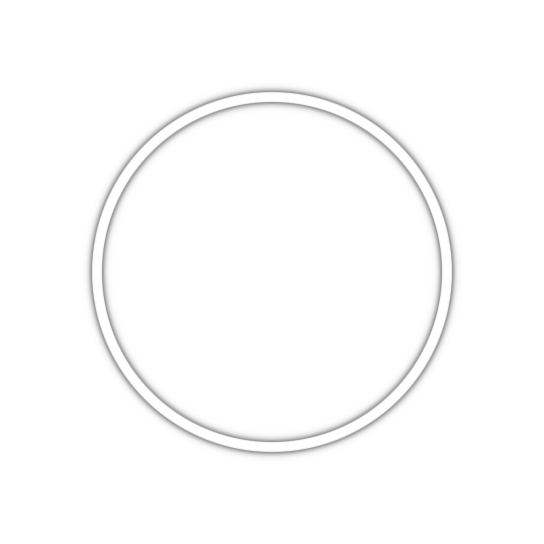
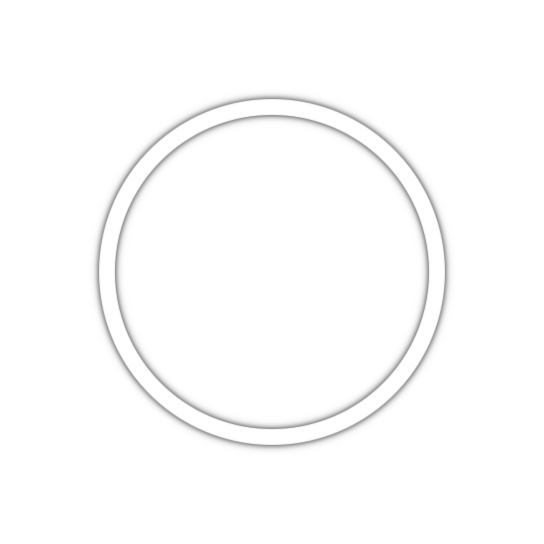
Layered file, before and after one edit (544×544). Changes by layer:
renamed "new" to "small thin", hid the group it (3 layers) over [left=83, top=83, right=461, bottom=461]
added group "small" with 3 layers above "main" over [left=89, top=89, right=455, bottom=455]
added layer "346/314 b0.5r" in group "small" over [left=98, top=98, right=446, bottom=446]
added layer "dsl10 #1" in group "small" over [left=89, top=89, right=455, bottom=455]
